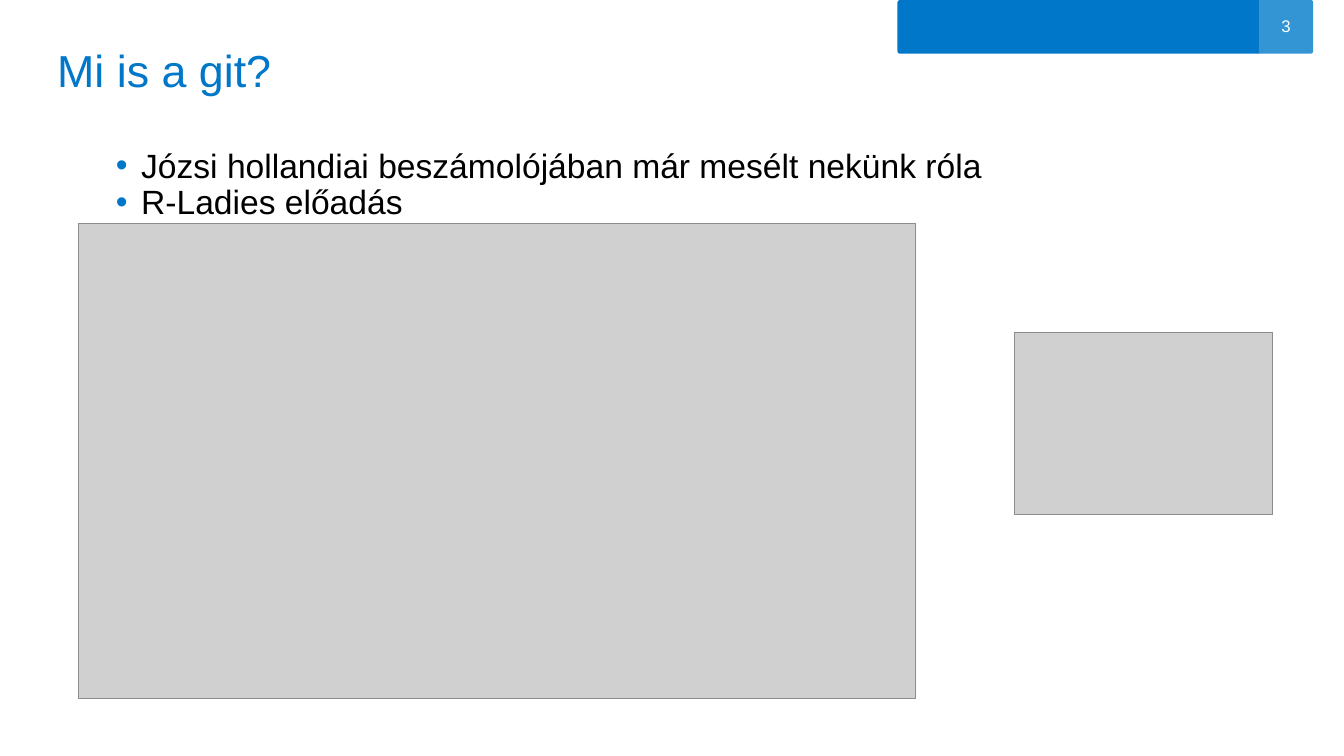
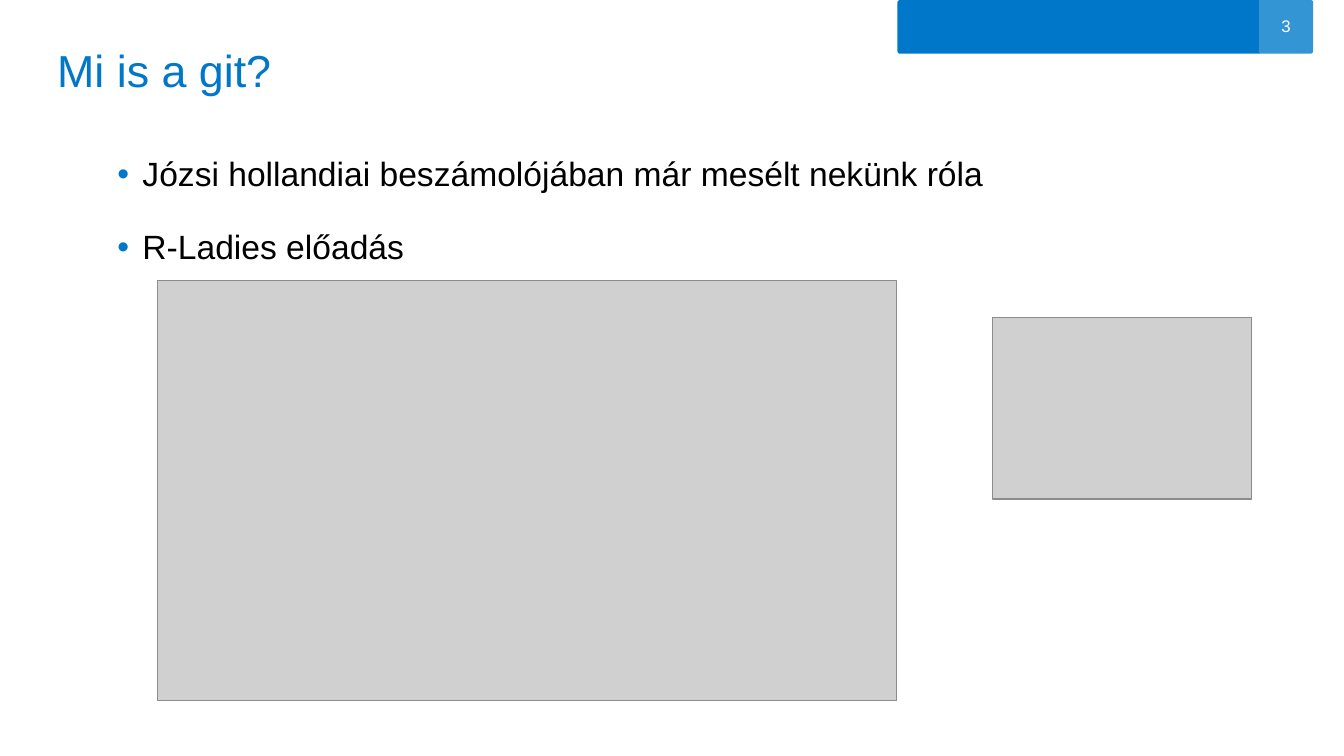
Before and after one commit to oerika1988/aegon-git-tutorial, a slide deck: slide 3 of GIT.pptx. Drawn at 1344x756 pixels with LibreOffice and Linux fonts; fonts in the diff are those of the drawing; grey boxes stand for pictures; background and template pictures are left out. Boxes give left, top, right and bottom in pixels: in the first picture for what was removed or moved away, otherwise in the second. Text is boxed around its words. In the diff, an @@ line names an element or a change of style, - is before the commit and + after.

```diff
--- a/GIT.pptx
+++ b/GIT.pptx
@@ text "Józsi hollandiai beszámolójában már mesélt ..." rewrapped from <box>141,153,981,215</box> to <box>142,161,983,260</box> @@
@@ picture: place and size @@
-picture at <box>79,224,915,699</box>
+picture at <box>158,281,897,701</box>
@@ picture: place and size @@
-picture at <box>1014,333,1273,514</box>
+picture at <box>993,318,1252,499</box>
```
Also in this commit, not shown: 8 other slides changed.
